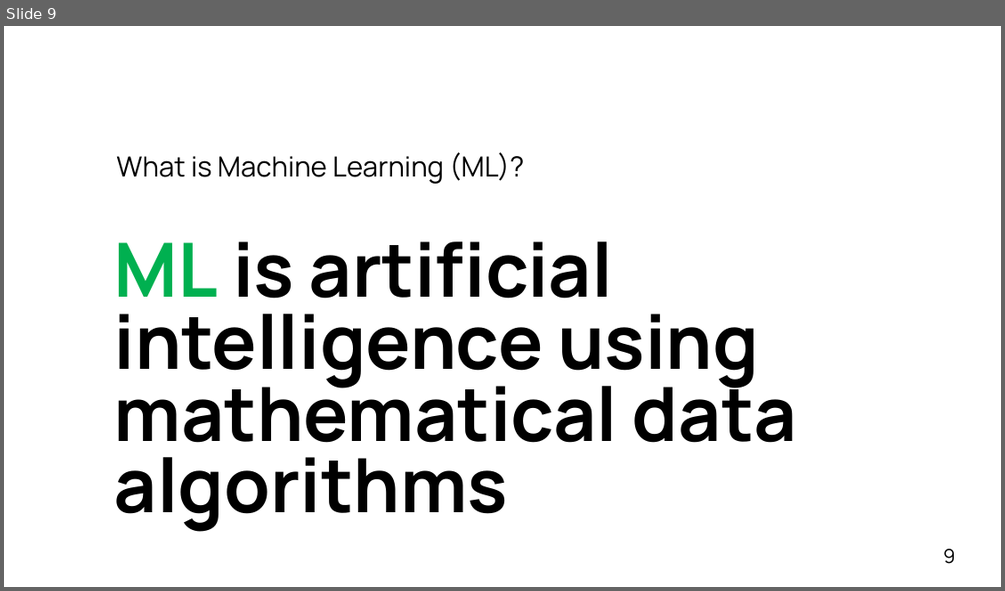
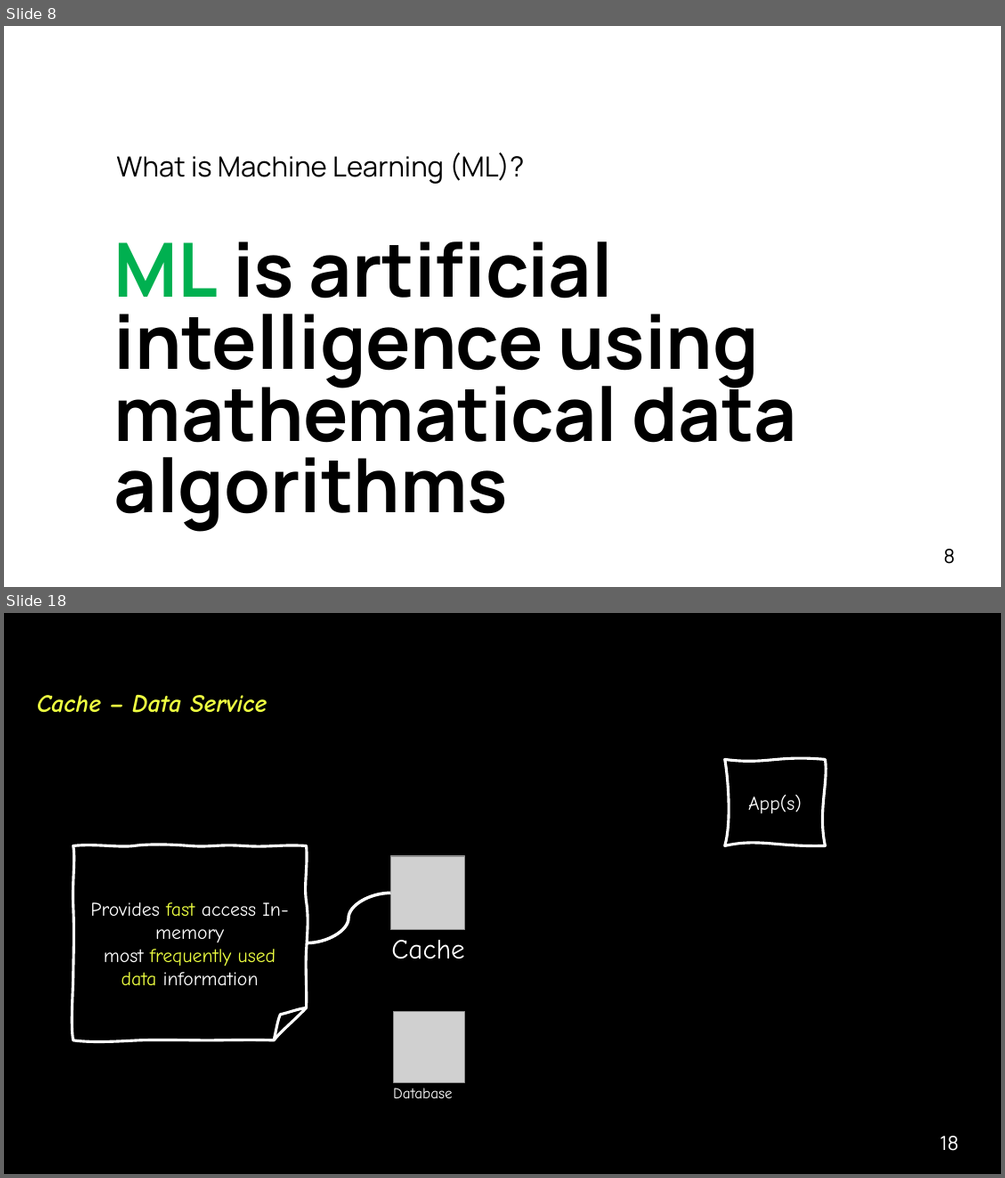
Before and after one commit to ggreen/real-time-AI-ML-event-streaming, a slide deck: docs/conferences/afrotech-realtime-ai-2024.pptx. Shown one above the other, each under a label of ours: slide 9 before the commit, slides 8 and 18 after it; the slides between them are not shown. The pictures are 1005x591 and 1005x1178 pixels, drawn with LibreOffice and Linux fonts; fonts in the diff are those of the drawing; grey boxes stand for pictures; background and template pictures are left out. Boxes give left, top, right and bottom in pixels: in the first picture for what was removed or moved away, otherwise in the second. Text is boxed around its words. In the diff, an @@ line names an element or a change of style, - is before the commit and + after.

```diff
--- a/docs/conferences/afrotech-realtime-ai-2024.pptx
+++ b/docs/conferences/afrotech-realtime-ai-2024.pptx
@@ slide 18 added at <box>4,613,1001,1174</box>, background #000000 @@
@@ text added at <box>37,695,267,713</box>, 18 pt, text #EEFF41, bold, italic @@
+Cache – Data Service
@@ freeform shape added at <box>725,760,825,846</box>, outline #FFFFFF 2 pt, 14 pt, text #FFFFFF @@
+App(s)
@@ freeform shape added at <box>73,845,306,1039</box>, fill #000000, outline #FFFFFF 2 pt, 14 pt, text #FFFFFF @@
+Provides fast access In-memory
+most frequently used data information
@@ curved line added from (306, 943) to (391, 893), #FFFFFF 2.25 pt @@
@@ group added at <box>391,856,464,1098</box>: 2 pictures, 2 texts @@
+Database
+Cache
@@ page number added at <box>939,1135,958,1151</box>, 14 pt, text #FFFFFF @@
+18
@@ what was slide 9 is now slide 8 @@
@@ page number at <box>944,548,955,564</box>: text changed @@
-9
+8
```
Also in this commit, not shown: 1 slide changed, 17 other slides added, 2 slides removed, 10 other files.
